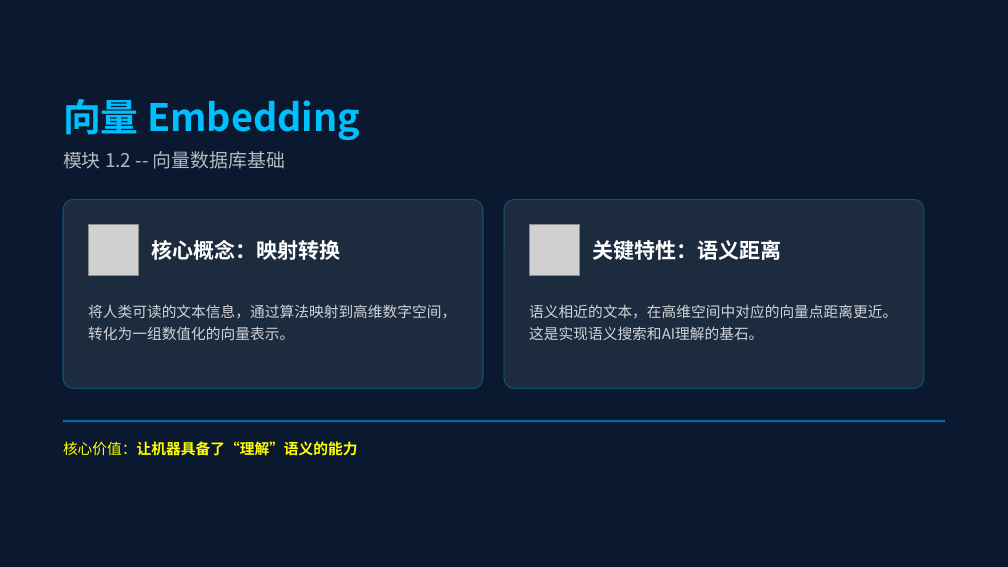
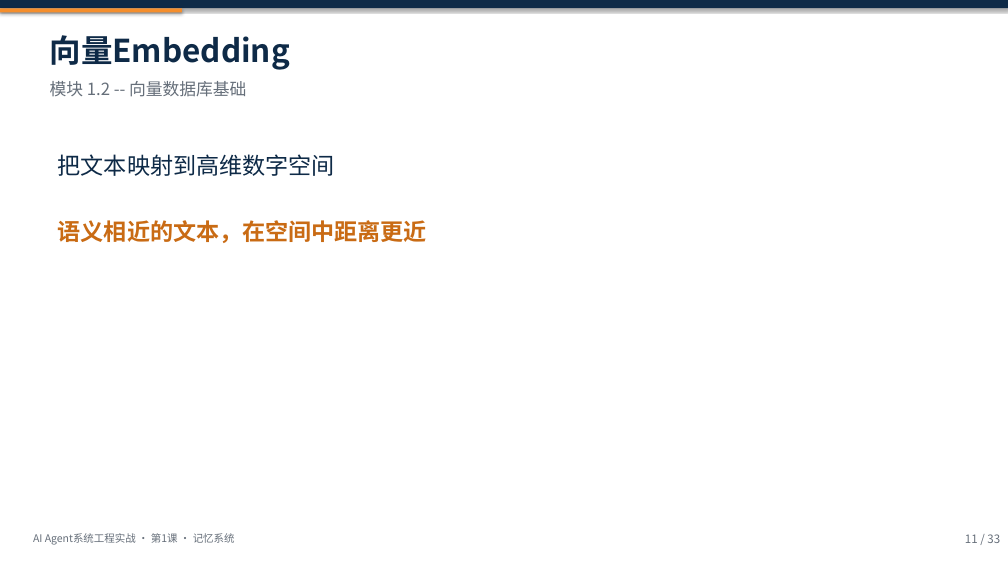
Before and after one commit to seraph0017/tc, a slide deck: slide 11 of 01-ai-agent-engineering/ppt/AI Agent系统工程实战 - 第1课：从聊天机器人到智能助手.pptx. Drawn at 1008x567 pixels with LibreOffice and Linux fonts; fonts in the diff are those of the drawing; grey boxes stand for pictures. Boxes give left, top, right and bottom in pixels: in the first picture for what was removed or moved away, otherwise in the second. Text is boxed around its words. In the diff, an @@ line names an element or a change of style, - is before the commit and + after.

```diff
--- a/01-ai-agent-engineering/ppt/AI Agent系统工程实战 - 第1课：从聊天机器人到智能助手.pptx
+++ b/01-ai-agent-engineering/ppt/AI Agent系统工程实战 - 第1课：从聊天机器人到智能助手.pptx
@@ background #0A192F to #FFFFFF @@
@@ rounded rectangle removed at (0,0,1008,567) @@
@@ rectangle added at (0,0,1008,8), fill #0E2A47 @@
@@ rectangle added at (0,8,182,12), fill #F58E2C @@
@@ text at (50,35,290,70): text changed; size 36 to 30 pt; text colour #00BFFF to #0E2A47 @@
-向量 Embedding
+向量Embedding
@@ text "模块 1.2 -- 向量数据库基础": place and size @@
-text "模块 1.2 -- 向量数据库基础" at (63,151,285,169)
+text "模块 1.2 -- 向量数据库基础" at (50,81,246,97)
@@ text "模块 1.2 -- 向量数据库基础" at (50,81,246,97): size 18 to 16 pt, text colour #FFFFFF at 70% opacity to #666F7A; line spacing 1.25 to 1.2; vertical alignment middle to top @@
@@ text at (58,154,335,176): text changed; size 14 to 22 pt; text colour #FFFFFF at 80% opacity to #0E2A47 @@
-将人类可读的文本信息，通过算法映射到高维数字空间，转化为一组数值化的向量表示。
+把文本映射到高维数字空间
@@ vertical alignment middle to top in 3 elements at (50,35,290,70), (58,154,335,176), (58,220,427,243) @@
@@ rounded rectangle removed at (63,200,483,389) @@
@@ rounded rectangle removed at (504,200,925,389) @@
@@ text at (58,220,427,243): text changed; size 14 to 22 pt; text colour #FFFFFF at 80% opacity to #C96B14; bold on @@
-语义相近的文本，在高维空间中对应的向量点距离更近。这是实现语义搜索和AI理解的基石。
+语义相近的文本，在空间中距离更近
@@ picture removed at (88,225,139,275) @@
@@ picture removed at (529,225,580,275) @@
@@ text removed at (151,240,340,260) @@
-核心概念：映射转换
@@ text removed at (592,240,781,260) @@
-关键特性：语义距离
@@ rounded rectangle removed at (63,420,945,423) @@
@@ text removed at (63,441,358,456) @@
-核心价值：让机器具备了“理解”语义的能力
@@ text added at (33,533,235,545), 10 pt, text #666F7A @@
+AI Agent系统工程实战 · 第1课 · 记忆系统
@@ text added at (965,534,1000,543), 11 pt, text #666F7A @@
+11 / 33
```
Also in this commit, not shown: 23 other slides changed, 9 slides added, 9 slides removed, 12 other files.
